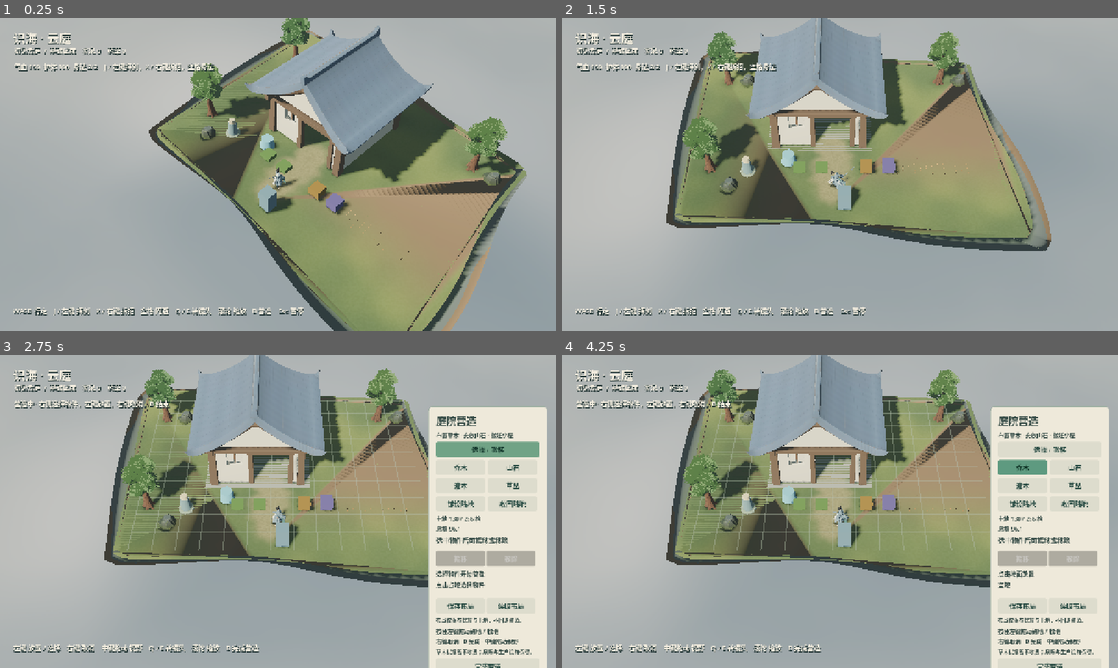
Above: before the commit, frames 1-4 (two rows, left to right).
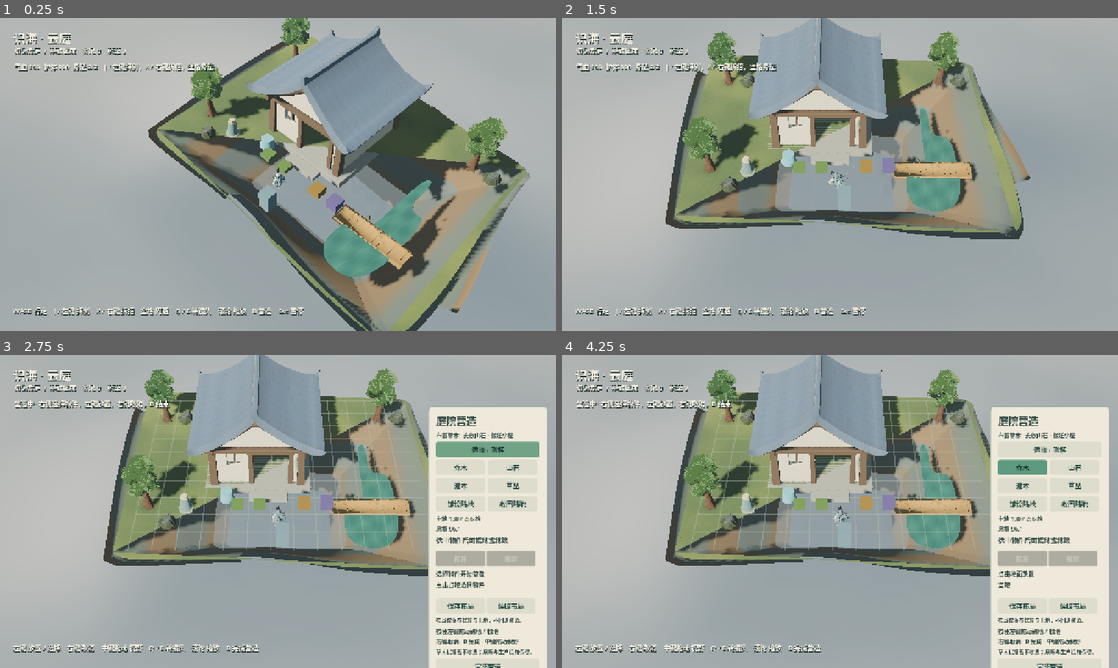
Above: after the commit, the same moments.

Repository: YI1219/Idle_and_incremental_game
Game: Godot game, scene res://scenes/play.tscn
The game is run twice, just before and just after one commit, with the same random seed, the same clock (stepped at 60 frames per second) and the same inputs.
Inputs (mouse positions are in pixels of both pictures, inside the frame that each line leads up to):
- Up to frame 1 (0.25 s): no input
- Up to frame 2 (1.5 s): tap Enter at 0.5 s; move the mouse to (962, 158) at 0.52 s; hold D (move_right) 0.53-1.25 s; hold Q (camera_left) 0.53-1.25 s; click (962, 158) at 0.67 s; tap Space at 0.77 s; drag from (728, 190) to (812, 237) at 1.27 s
- Up to frame 3 (2.75 s): move the mouse to (333, 442) at 2.02 s; hold D (move_right) from 2.03 s (still down); tap B at 2.1 s
- Up to frame 4 (4.25 s): release D (move_right) at 2.75 s; click "选择 / 搬移" at 2.75 s; click "乔木" at 3.5 s

The runs differ from the first frame. In frame 1, 19% of the frame differs, in the area x 26-96%, y 4-100%; in frame 2, 17%; in frame 3, 14%; in frame 4, 14%.

Commit message:
Force island volume windings outward so caps stay watertight.
Triangulation returned inverted top and bottom faces; rewind each
triangle against an interior point and treat even-valence edges as closed.

Co-authored-by: YI <YI1219@users.noreply.github.com>

Diff:
--- a/scripts/world/island_geometry.gd
+++ b/scripts/world/island_geometry.gd
@@ -328,18 +328,36 @@
 	var mid := centroid2(outline)
 	var profiles: Array[PackedVector2Array] = []
 	for r in rings.size():
-		var bulge := 0.028 if r == rings.size() - 1 else 0.055
+		var bulge := 0.03 if r == rings.size() - 1 else 0.04
 		if r == 0:
-			bulge = 0.04
+			bulge = 0.03
 		profiles.append(_ring_scaled(outline, mid, float(rings[r][1]), bulge, float(r) * 0.55))
+	var tris: Array = []
 	for r in range(1, rings.size()):
 		_stitch_rings(
-			st,
+			tris,
 			profiles[r - 1], float(rings[r - 1][0]), float(rings[r - 1][2]),
 			profiles[r], float(rings[r][0]), float(rings[r][2])
 		)
-	_emit_capped(st, profiles[0], float(rings[0][0]), float(rings[0][2]), false)
-	_emit_capped(st, profiles[profiles.size() - 1], float(rings[rings.size() - 1][0]), 0.0, true)
+	_emit_capped(tris, profiles[0], float(rings[0][0]), float(rings[0][2]), false)
+	_emit_capped(tris, profiles[profiles.size() - 1], float(rings[rings.size() - 1][0]), 0.0, true)
+	var interior := Vector3(mid.x, (float(rings[0][0]) + float(rings[rings.size() - 1][0])) * 0.5, mid.y)
+	for item in tris:
+		var a: Vector3 = item[0]
+		var b: Vector3 = item[1]
+		var c: Vector3 = item[2]
+		var ta: float = item[3]
+		var tb: float = item[4]
+		var tc: float = item[5]
+		var normal := (b - a).cross(c - a)
+		if normal.dot((a + b + c) / 3.0 - interior) < 0.0:
+			var swap_p := b
+			b = c
+			c = swap_p
+			var swap_t := tb
+			tb = tc
+			tc = swap_t
+		_tri(st, a, b, c, ta, tb, tc)
 	st.generate_normals()
 	return st.commit()
 
@@ -387,7 +405,7 @@
 		_count_edge(counts, faces[i + 1], faces[i + 2])
 		_count_edge(counts, faces[i + 2], faces[i])
 	for key in counts.keys():
-		if int(counts[key]) != 2:
+		if int(counts[key]) % 2 != 0:
 			return false
 	return true
 
@@ -441,18 +459,18 @@
 	return sum / float(maxi(polygon.size(), 1))
 
 
-static func _emit_skirt(st: SurfaceTool, outline: PackedVector2Array, mid: Vector2, rings: Array) -> void:
-	var prev := _ring_scaled(outline, mid, float(rings[0][1]), 0.04, 0.0)
+static func _emit_skirt(tris: Array, outline: PackedVector2Array, mid: Vector2, rings: Array) -> void:
+	var prev := _ring_scaled(outline, mid, float(rings[0][1]), 0.03, 0.0)
 	var prev_y := float(rings[0][0])
 	var prev_turf := float(rings[0][2])
 	for r in range(1, rings.size()):
 		var y := float(rings[r][0])
 		var turf := float(rings[r][2])
-		var bulge := 0.055 if r < rings.size() - 1 else 0.028
+		var bulge := 0.04 if r < rings.size() - 1 else 0.03
 		var curr := _ring_scaled(outline, mid, float(rings[r][1]), bulge, float(r) * 0.55)
 		if curr.size() != prev.size():
 			curr = _resample(curr, prev.size())
-		_stitch_rings(st, prev, prev_y, prev_turf, curr, y, turf)
+		_stitch_rings(tris, prev, prev_y, prev_turf, curr, y, turf)
 		prev = curr
 		prev_y = y
 		prev_turf = turf
@@ -472,7 +490,7 @@
 	return out
 
 
-static func _stitch_rings(st: SurfaceTool, a: PackedVector2Array, ay: float, at: float, b: PackedVector2Array, by: float, bt: float) -> void:
+static func _stitch_rings(tris: Array, a: PackedVector2Array, ay: float, at: float, b: PackedVector2Array, by: float, bt: float) -> void:
 	var n := mini(a.size(), b.size())
 	for i in n:
 		var j := (i + 1) % n
@@ -480,8 +498,8 @@
 		var p1 := Vector3(a[j].x, ay, a[j].y)
 		var p2 := Vector3(b[j].x, by, b[j].y)
 		var p3 := Vector3(b[i].x, by, b[i].y)
-		_tri(st, p0, p1, p2, at, at, bt)
-		_tri(st, p0, p2, p3, at, bt, bt)
+		tris.append([p0, p1, p2, at, at, bt])
+		tris.append([p0, p2, p3, at, bt, bt])
 
 
 static func _tri(st: SurfaceTool, a: Vector3, b: Vector3, c: Vector3, ta: float, tb: float, tc: float) -> void:
@@ -505,7 +523,10 @@
 		var tri := PackedVector2Array([polygon[indices[i]], polygon[indices[i + 1]], polygon[indices[i + 2]]])
 		if _covers_cutter(tri, cutters) or signed_area(tri) <= 0.0:
 			continue
-		_emit_capped(st, tri, 0.0, 1.0, false)
+		var top_tris: Array = []
+		_emit_capped(top_tris, tri, 0.0, 1.0, false)
+		for item in top_tris:
+			_tri(st, item[0], item[1], item[2], item[3], item[4], item[5])
 
 
 static func _covers_cutter(tri: PackedVector2Array, cutters: Array) -> bool:
@@ -521,7 +542,7 @@
 	return false
 
 
-static func _emit_capped(st: SurfaceTool, polygon: PackedVector2Array, y: float, turf: float, downward: bool) -> void:
+static func _emit_capped(tris: Array, polygon: PackedVector2Array, y: float, turf: float, downward: bool) -> void:
 	var indices := Geometry2D.triangulate_polygon(polygon)
 	if indices.is_empty():
 		return
@@ -530,14 +551,16 @@
 		var ia := indices[i]
 		var ib := indices[i + 1]
 		var ic := indices[i + 2]
-		if downward:
+		var area := signed_area(PackedVector2Array([polygon[ia], polygon[ib], polygon[ic]]))
+		var want_positive := not downward
+		if (want_positive and area < 0.0) or (not want_positive and area > 0.0):
 			var tmp := ib
 			ib = ic
 			ic = tmp
 		var pa := Vector3(polygon[ia].x, y, polygon[ia].y)
 		var pb := Vector3(polygon[ib].x, y, polygon[ib].y)
 		var pc := Vector3(polygon[ic].x, y, polygon[ic].y)
-		_tri(st, pa, pb, pc, turf, turf, turf)
+		tris.append([pa, pb, pc, turf, turf, turf])
 
 
 static func _vertex_normal(polygon: PackedVector2Array, i: int) -> Vector2:
